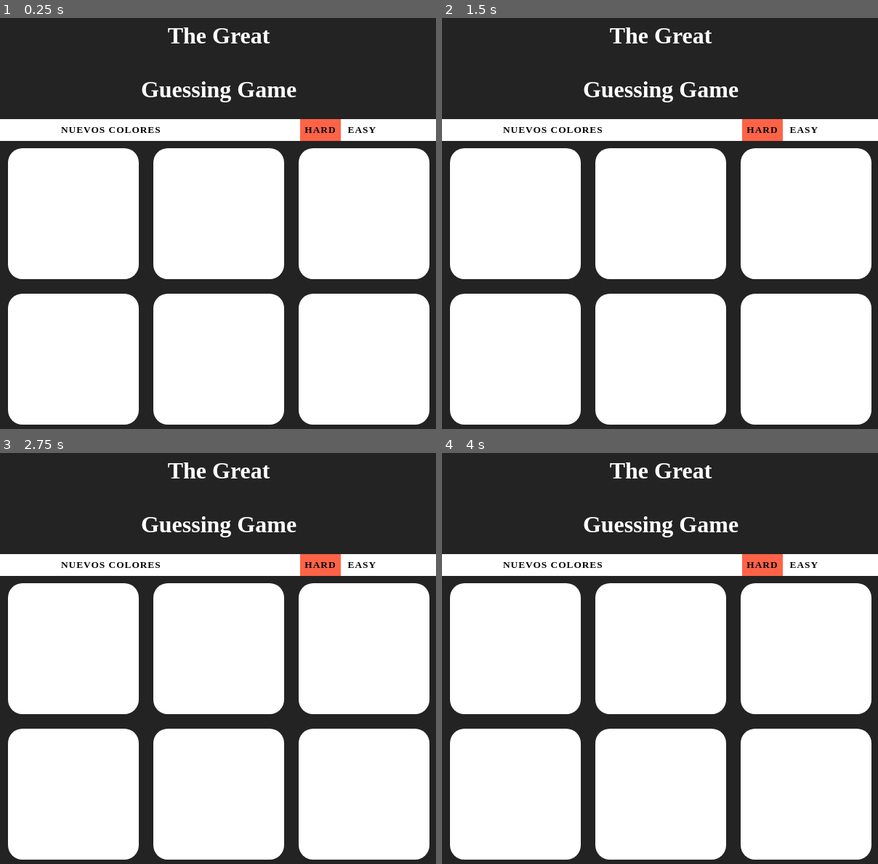
Above: before the commit, frames 1-4 (two rows, left to right).
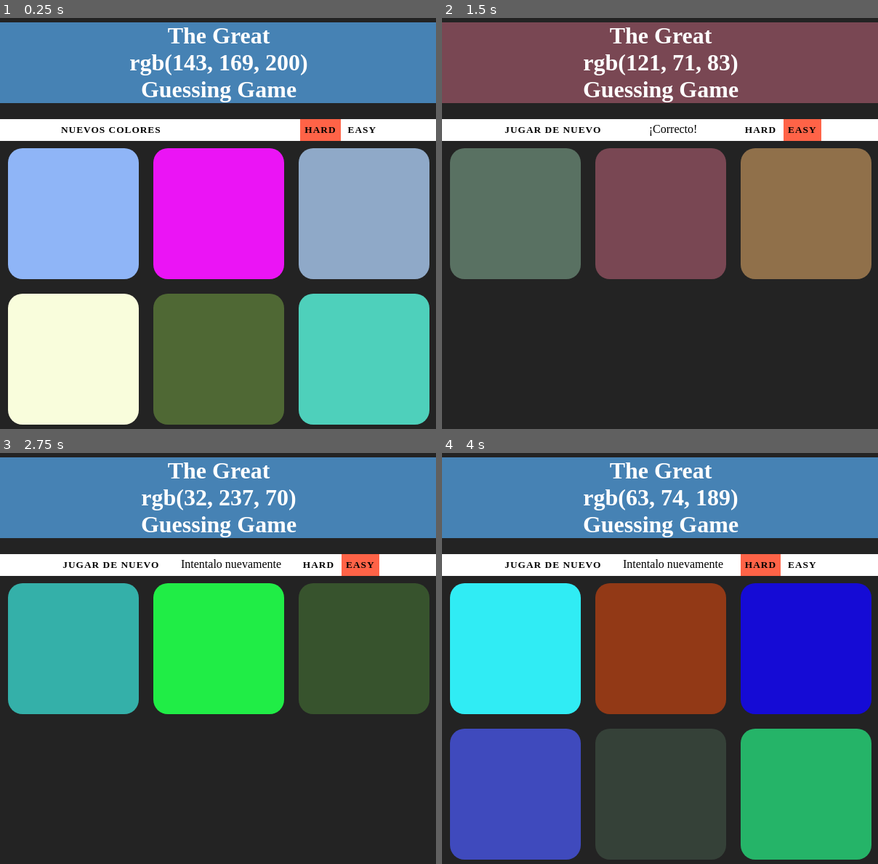
Above: after the commit, the same moments.

Repository: valentincatto3-cmd/Color-Game-Valen
Game: browser game, page index.html
Two runs of this game, one before a commit and one after it. Both use one fixed random seed, a clock stepped at 60 frames per second and the inputs below.
Inputs (mouse positions are in pixels of both pictures, inside the frame that each line leads up to):
- Up to frame 1 (0.25 s): no input
- Up to frame 2 (1.5 s): click "EASY" at 0.27 s; click (660, 215) at 1.27 s
- Up to frame 3 (2.75 s): click "NUEVOS COLORES" (after the commit: "JUGAR DE NUEVO") at 1.77 s; click "NUEVOS COLORES" (after the commit: "JUGAR DE NUEVO") at 1.87 s; click "EASY" at 2.02 s; click (366, 650) at 2.47 s
- Up to frame 4 (4 s): click "HARD" at 3.07 s; click (660, 794) at 3.67 s

The runs differ from the first frame. In frame 1, 76% of the frame differs, in the area x 0-100%, y 1-99%; in frame 2, 77%; in frame 3, 77%; in frame 4, 76%.
Error before the commit: ReferenceError: i is not defined

Commit message:
Entregar

Diff:
--- a/colorgame.js
+++ b/colorgame.js
@@ -1,29 +1,119 @@
-const color = [
-    "rgb(240, 14, 128)",
-    "rgb(52, 152, 219)",
-    "rgb(46, 204, 113)",
-    "rgb(241, 196, 15)",
-    "rgb(155, 89, 182)",
-    "rgb(230, 126, 34)"
-]
+let cuadrados = document.querySelectorAll(".square");
+let colorDisplay = document.querySelector("#colorDisplay");
+let mensaje = document.querySelector("#message");
+let titulo = document.querySelector("h1");
+let botonReset = document.querySelector("#reset");
+let botonFacil = document.querySelector("#easy");
+let botonDificil = document.querySelector("#hard");
 
-let square = document.querySelectorAll(".square");
-
-for(let i = 0; i < color.length ; ++i ){
-    console.log("cuadrado " + (i + 1) + ":" + color[i]);
-}
-let colorganador = color[1]
-console.log("Adivina este color: " + colorganador);
-
-function elegirColor () {
-    for(let i = 0; i < color.length ; i++ ){
-    let indice = Math.floor(Math.random() * colores.length);
-    return console.log (colores[indice]);
-
-    elegirColor()
-
-
-}
+function colorAleatorio() {
+    let r = Math.floor(Math.random() * 256);
+    let g = Math.floor(Math.random() * 256);
+    let b = Math.floor(Math.random() * 256);
+    return `rgb(${r}, ${g}, ${b})`;
 }
 
-square[i].style.backgroundColor = color[i];
+function generarColores(cantidad) {
+    const arreglo = [];
+    for (let i = 0; i < cantidad; i++) {
+        arreglo.push(colorAleatorio());
+    }
+    return arreglo;
+}
+
+let juego = {
+    colores: [],
+    colorGanador: "",
+    intentos: 0,
+    terminado: false,
+
+    nuevoJuego: function (modo) {
+        let cantidad = (modo === "facil") ? 3 : 6;
+        this.colores = generarColores(cantidad);
+
+        const index = Math.floor(Math.random() * this.colores.length);
+        this.colorGanador = this.colores[index];
+
+        this.intentos = 0;
+        this.terminado = false;
+
+        mensaje.textContent = "";
+        titulo.style.backgroundColor = "steelblue";
+
+        console.log("--- NUEVO JUEGO (" + modo.toUpperCase() + ") ---");
+        for (let i = 0; i < this.colores.length; i++) {
+            console.log("Cuadrado " + (i + 1) + ": " + this.colores[i]);
+        }
+        console.log("Adiviná este color: " + this.colorGanador);
+    },
+
+    adivinar: function (numero, elementoCuadrado) {
+        if (this.terminado) {
+            return;
+        }
+
+        this.intentos++;
+        let colorElegido = this.colores[numero];
+
+        if (colorElegido === this.colorGanador) {
+            this.terminado = true;
+            mensaje.textContent = "¡Correcto!";
+            botonReset.textContent = "Jugar de Nuevo";
+            cambiarColores(this.colorGanador);
+        } else {
+            elementoCuadrado.style.backgroundColor = "#232323";
+            mensaje.textContent = "Intentalo nuevamente";
+        }
+    }
+};
+
+function pintarTablero() {
+    for (let i = 0; i < cuadrados.length; i++) {
+        if (juego.colores[i]) {
+            cuadrados[i].style.backgroundColor = juego.colores[i];
+            cuadrados[i].style.display = "block";
+        } else {
+            cuadrados[i].style.display = "none";
+        }
+    }
+    colorDisplay.textContent = juego.colorGanador;
+}
+
+function cambiarColores(color) {
+    for (let i = 0; i < cuadrados.length; ++i) {
+        if (juego.colores[i]) {
+            cuadrados[i].style.backgroundColor = color;
+            cuadrados[i].style.display = "block";
+        }
+    }
+    titulo.style.backgroundColor = color;
+}
+
+for (let i = 0; i < cuadrados.length; ++i) {
+    cuadrados[i].addEventListener("click", function() {
+        juego.adivinar(i, this);
+    });
+}
+
+botonFacil.addEventListener("click", function() {
+    botonFacil.classList.add("selected");
+    botonDificil.classList.remove("selected");
+    juego.nuevoJuego("facil");
+    pintarTablero();
+});
+
+botonDificil.addEventListener("click", function() {
+    botonDificil.classList.add("selected");
+    botonFacil.classList.remove("selected");
+    juego.nuevoJuego("dificil");
+    pintarTablero();
+});
+
+botonReset.addEventListener("click", function() {
+    let modoActual = cuadrados[3].style.display === "none" ? "facil" : "dificil";
+    juego.nuevoJuego(modoActual);
+    pintarTablero();
+});
+
+juego.nuevoJuego("dificil");
+pintarTablero();
